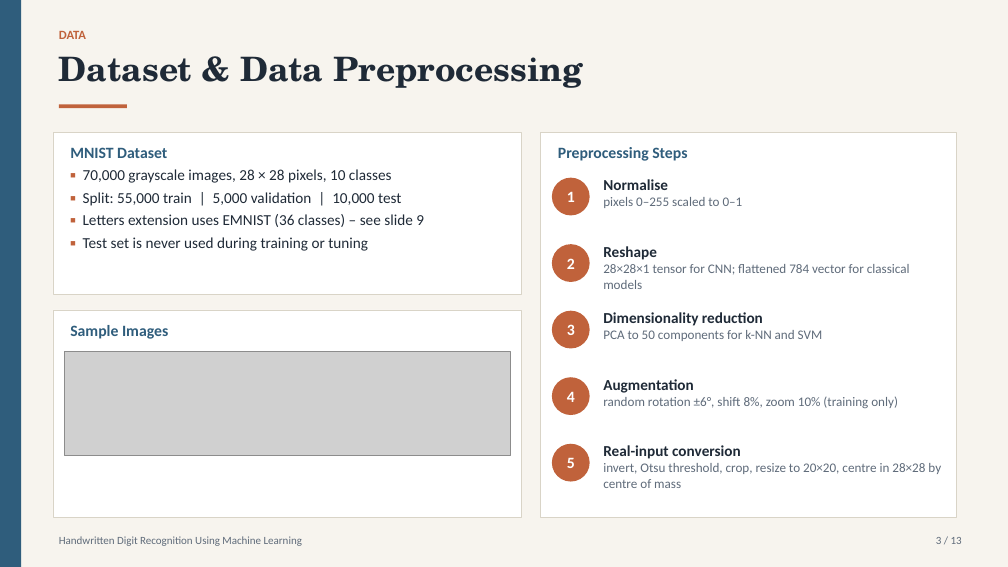
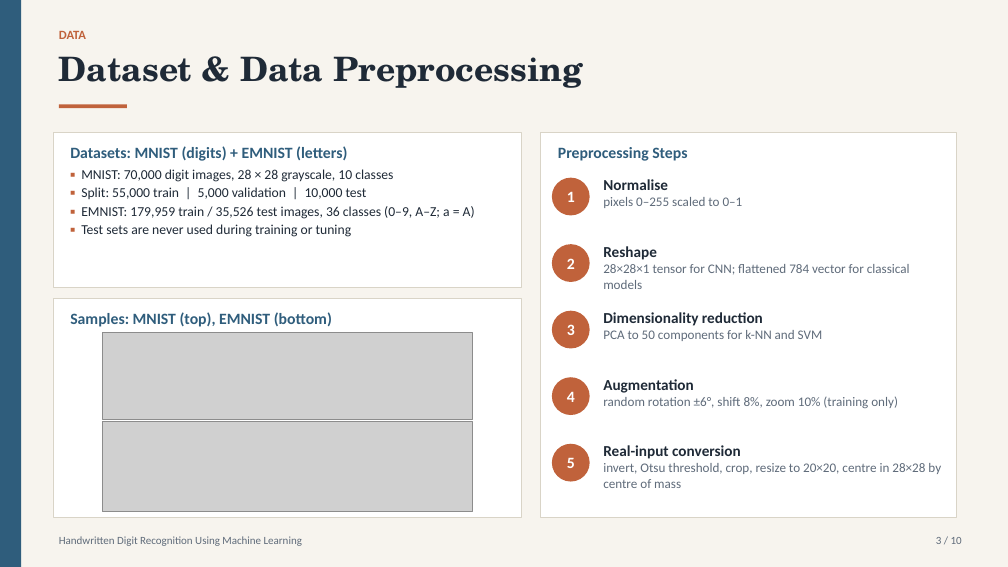
Before and after one commit to LostRunes/digirecog, a slide deck: slide 3 of Handwritten_Digit_Recognition.pptx. Drawn at 1008x567 pixels with LibreOffice and Linux fonts; fonts in the diff are those of the drawing; grey boxes stand for pictures. Boxes give left, top, right and bottom in pixels: in the first picture for what was removed or moved away, otherwise in the second. Text is boxed around its words. In the diff, an @@ line names an element or a change of style, - is before the commit and + after.

```diff
--- a/Handwritten_Digit_Recognition.pptx
+++ b/Handwritten_Digit_Recognition.pptx
@@ rectangle: place and size @@
-rectangle at [53,132,522,295]
+rectangle at [53,132,522,287]
@@ text at [70,146,347,161]: text changed @@
-MNIST Dataset
+Datasets: MNIST (digits) + EMNIST (letters)
@@ text at [81,169,393,182]: text changed; size 14.5 to 13 pt @@
-▪ 70,000 grayscale images, 28 × 28 pixels, 10 classes
+▪ MNIST: 70,000 digit images, 28 × 28 grayscale, 10 classes
@@ text at [81,206,475,237]: text changed; size 14.5 to 13 pt @@
-▪ Letters extension uses EMNIST (36 classes) – see slide 9
-▪ Test set is never used during training or tuning
+▪ EMNIST: 179,959 train / 35,526 test images, 36 classes (0–9, A–Z; a = A)
+▪ Test sets are never used during training or tuning
@@ text at [81,187,367,199]: size 14.5 to 13 pt in "▪ Split: 55,000 train | 5,000 validation ..."; less space between paragraphs @@
@@ rectangle: place and size @@
-rectangle at [53,310,522,518]
+rectangle at [53,299,522,518]
@@ text removed at [70,325,168,339] @@
-Sample Images
@@ text added at [70,312,332,327], 15 pt, text #2F5D7C, bold @@
+Samples: MNIST (top), EMNIST (bottom)
@@ picture: place and size @@
-picture at [64,352,510,456]
+picture at [102,333,473,419]
@@ picture added at [102,422,473,512] @@
```
Also in this commit, not shown: 6 other slides changed, 1 slide added, 4 slides removed, 1 other file.
